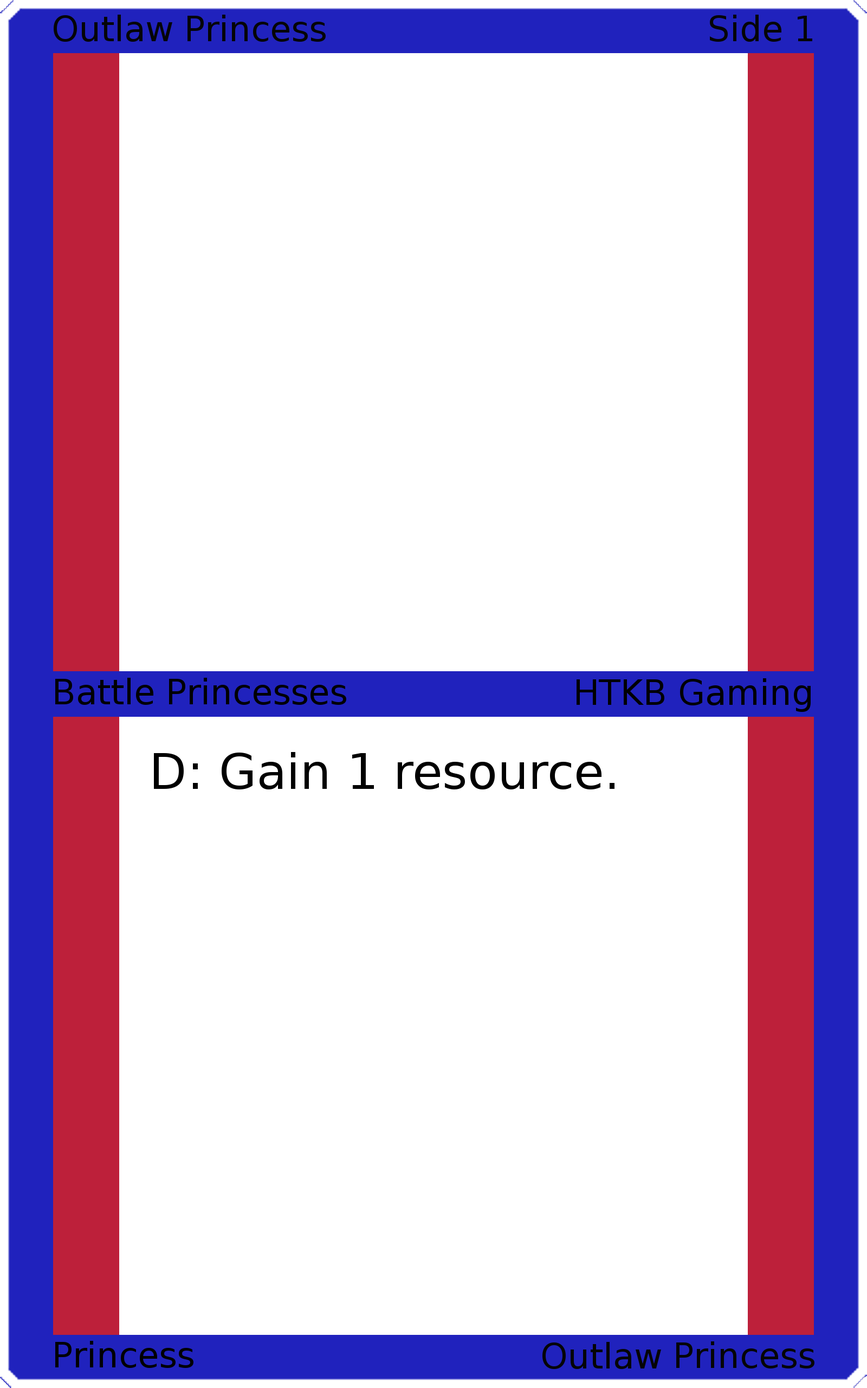
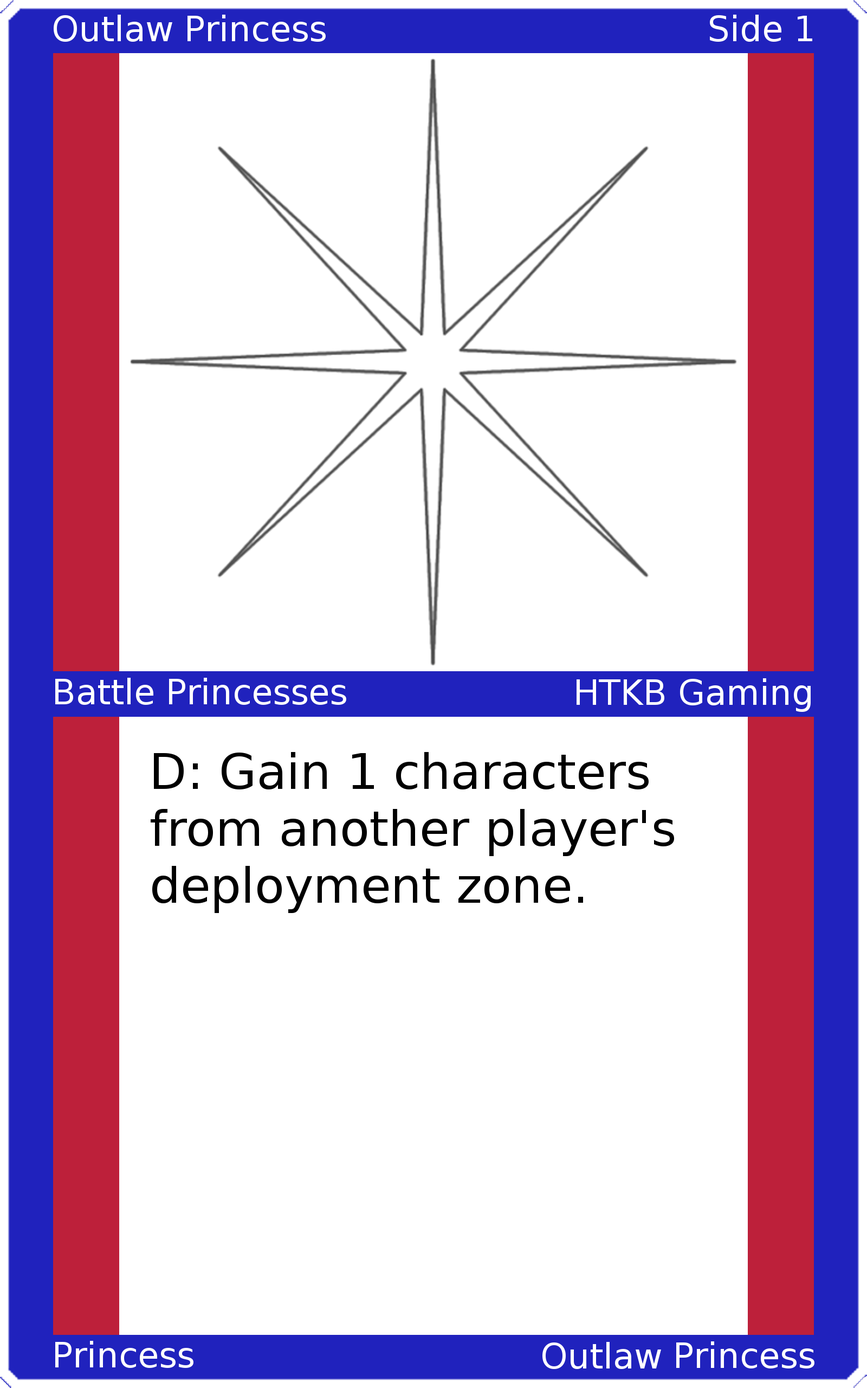
Layer changes from the first w=867, h=1388 image to the second:
painted on "Upper Left" over (x1=53, y1=14, x2=326, y2=42)
painted on "Upper Right" over (x1=710, y1=14, x2=813, y2=42)
painted on "Mid Left" over (x1=55, y1=677, x2=347, y2=705)
painted on "Mid Right" over (x1=576, y1=678, x2=811, y2=712)
painted on "Card Text" over (x1=150, y1=751, x2=675, y2=913)
painted on "Bottom Left" over (x1=55, y1=1340, x2=194, y2=1368)
painted on "Bottom Right" over (x1=542, y1=1340, x2=815, y2=1369)
added layer "Art" above "Top Background" over (x1=129, y1=57, x2=738, y2=666)
